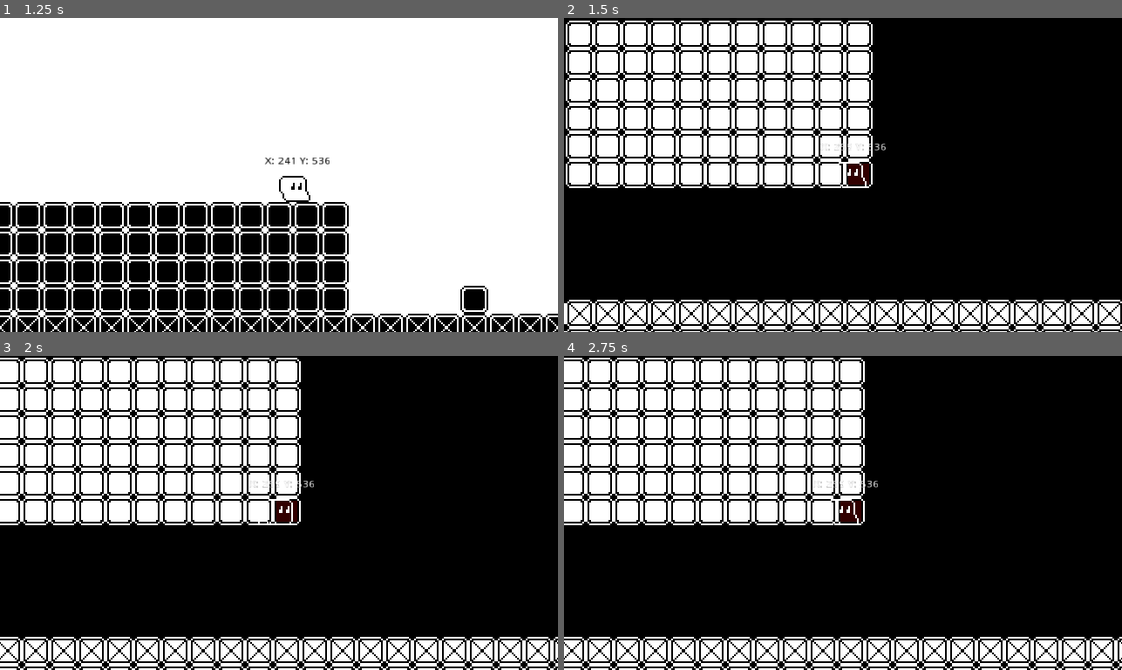
Above: before the commit, frames 1-4 (two rows, left to right).
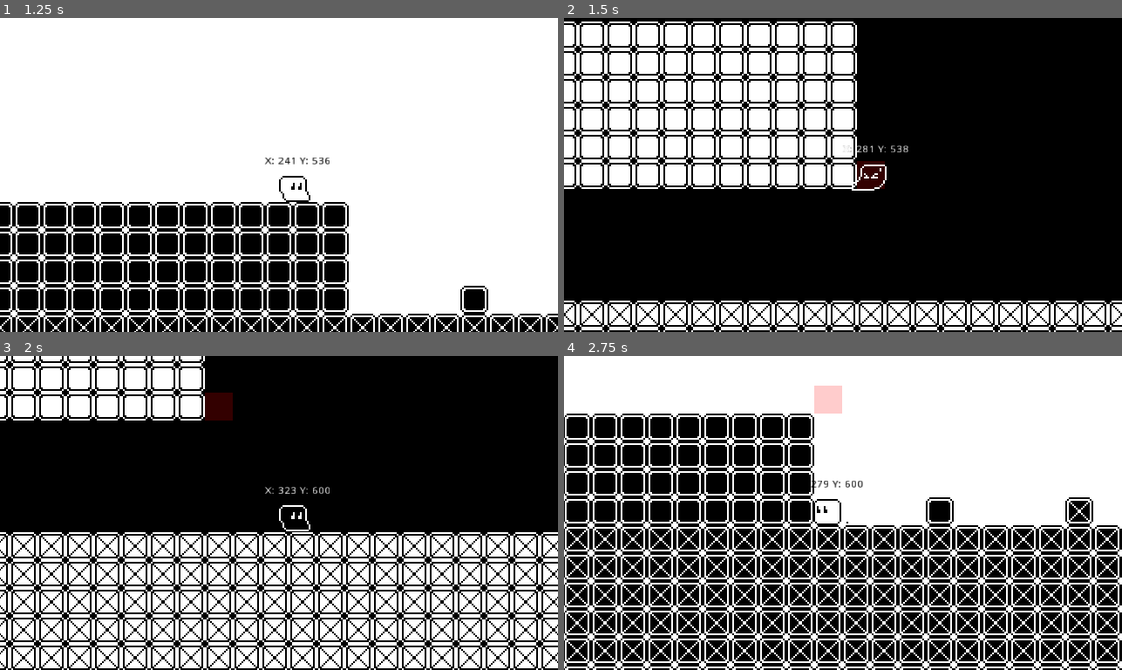
Above: after the commit, the same moments.

Repository: lightguardian/invert
Game: Godot game, scene res://scenes/World.tscn
Same seed, same stepped clock (60 frames per second), same inputs: the game is played once before the commit and once after it.
Inputs:
- Up to frame 1 (1.25 s): tap Enter at 0.5 s; hold Right (right) from 0.53 s (still down); tap Z (change) at 0.6 s; tap Up (jump) at 0.77 s
- Up to frame 2 (1.5 s): keep holding Right (right); tap Z (change) at 1.35 s
- Up to frame 3 (2 s): keep holding Right (right); tap Up (jump) at 1.52 s
- Up to frame 4 (2.75 s): release Right (right) at 2.03 s; hold Left (left) from 2.03 s (still down); tap Z (change) at 2.1 s

Frame 1 is identical in both runs. In frame 2, 16% of the frame differs, in the area x 0-100%, y 0-100%; in frame 3, 48%; in frame 4, 60%.

Commit message:
Added cross detection collision

Diff:
--- a/Checker.tscn
+++ b/Checker.tscn
@@ -1,26 +1,23 @@
-[gd_scene load_steps=3 format=2]
+[gd_scene load_steps=2 format=2]
 
 [ext_resource path="res://scenes/Checker.gd" type="Script" id=1]
 
-[sub_resource type="RectangleShape2D" id=1]
-extents = Vector2( 7, 7 )
-
-[node name="Checker" type="KinematicBody2D"]
-modulate = Color( 0.196078, 0, 1, 1 )
-collision_layer = 16
-collision_mask = 14
+[node name="Checker" type="Node2D"]
+position = Vector2( -8, -8 )
 script = ExtResource( 1 )
 
-[node name="CollisionShape2D" type="CollisionShape2D" parent="."]
-modulate = Color( 0.984314, 0.984314, 0.984314, 1 )
-shape = SubResource( 1 )
-
 [node name="ColorRect" type="ColorRect" parent="."]
-margin_left = -6.0
-margin_top = -6.0
-margin_right = 6.0
-margin_bottom = 6.0
-color = Color( 1, 0, 0, 1 )
+margin_left = -8.0
+margin_top = -8.0
+margin_right = 8.0
+margin_bottom = 8.0
+color = Color( 1, 0, 0, 0.2 )
 __meta__ = {
 "_edit_use_anchors_": false
 }
+
+[node name="RayCast2D" type="RayCast2D" parent="."]
+position = Vector2( 0, -8 )
+enabled = true
+cast_to = Vector2( 0, 16 )
+collide_with_areas = true
--- a/scenes/Checker.gd
+++ b/scenes/Checker.gd
@@ -1,20 +1,22 @@
-extends KinematicBody2D
+extends Node2D
 
 signal scan_finished(find, pos)
 
 var Grid = load("res://src/util/Grid.gd")
 
-var scan_mode = false
-var count = 1
-
+var scan_mode
+var snap
+var count = 0
+var center_scan
+var position_center
 
 enum { NORTH, SOUTH, EAST, WEST}
 
 var coordinates = {
-	north = false,
-	south = false,
-	east = false,
-	west = false,
+	north = true,
+	south = true,
+	east = true,
+	west = true,
 }
 
 var current_coordinate = NORTH
@@ -22,24 +24,47 @@
 var scan_method = 0
 
 func _ready():
+
 	pass
 
 func _init():
 
 	Grid = Grid.new()
 
+
 func _physics_process(delta):
-
-	current_coordinate = next_clockwise(current_coordinate)
-
-
-	if get_slide_count() > 0:
-		print('fodeu')
-	else:
-		pass
 
 
 
+
+
+
+
+	print($RayCast2D.is_colliding())
+
+	if scan_mode:
+
+		if $RayCast2D.is_colliding():
+			cross_scan(position_center, snap)
+			print(position)
+		else:
+			scan_mode = false
+			found(position, true)
+
+
+
+
+
+
+
+
+
+
+
+
+
+
+func turn_collision():
 
 
 
@@ -55,38 +80,47 @@
 		return 	WEST
 	else:
 		return NORTH
-		count += 1
+
 
 	pass
 
 
 func cross_scan(node_pos, size_cell: int):
-	scan_mode = true
-	print(node_pos)
-	scan_method = "CROSS"
 
+	var aux_pos
 	node_pos = Grid.get_center(node_pos, size_cell)
-	position = node_pos
+
+
+	if coordinates.north:
+		aux_pos = Vector2(node_pos.x, node_pos.y - size_cell * count)
+		coordinates.north = false
+		print("norte")
+	elif coordinates.south:
+		aux_pos = Vector2(node_pos.x, node_pos.y + size_cell * count)
+		coordinates.south = false
+		print("sul")
+	elif coordinates.east:
+		print("leste")
+		aux_pos = Vector2(node_pos.x + size_cell * count, node_pos.y)
+		coordinates.east = false
+	elif coordinates.west:
+		aux_pos = Vector2(node_pos.x - size_cell * count, node_pos.y)
+		coordinates.west = false
+		print("oeste")
+	else:
+		count += 1
+		for i in coordinates:
+			coordinates[i] = true
+		aux_pos = position_center
+
+	position =  aux_pos
 
 
 
+func found(pos: Vector2, is_empty: bool):
+	scan_mode = false
+	emit_signal("scan_finished",is_empty, pos)
 
-	if current_coordinate == NORTH:
-		return Vector2(node_pos.x, node_pos.y - size_cell * count)
-	elif current_coordinate == SOUTH:
-		return Vector2(node_pos.x, node_pos.y + size_cell * count)
-	elif current_coordinate == EAST:
-		return 	Vector2(node_pos.x + size_cell * count, node_pos.y)
-	else:
-		return Vector2(node_pos.x - size_cell * count, node_pos.y)
-
-
-
-
-
-func found(pos: Vector2, empty: bool):
-	emit_signal("scan_finished",pos, empty)
-	return empty
 
 func around_scan(node_position: Vector2, size_cell: int):
 
@@ -94,7 +128,7 @@
 
 func match_scan(node_pos, cell, type):
 	type = type.to_upper()
-	$CollisionShape2D.disabled = false
+
 	match type:
 		"CROSS":
 			cross_scan(node_pos, cell)
@@ -106,11 +140,24 @@
 func invert_collision(node,color):
 	node.set_collision_mask_bit(1,color)
 	node.set_collision_mask_bit(2,!color)
+	node.set_collision_mask_bit(3,true)
+
+
+
+func init_scan(pos: Vector2, cell):
+
+	scan_mode = true
+	position_center = Grid.get_center(pos, cell)
+	position = position_center
+	current_coordinate = WEST
+	snap = cell
+
+	count = 1
+
 
 func _on_Player_scanned(node, cell, type):
-	match_scan(node, cell, type)
 
-
+	init_scan(node, cell)
 
 
 	pass # Replace with function body.
@@ -119,10 +166,4 @@
 
 
 func _on_World_dimension_invert(color):
-	invert_collision(self,color)
-	pass # Replace with function body.
-
-
-func _on_Checker_body_entered(body):
-
-	pass # Replace with function body.
+	invert_collision($RayCast2D,color)
--- a/scenes/Player.gd
+++ b/scenes/Player.gd
@@ -5,7 +5,6 @@
 signal dimension_changed
 signal sound_played(sound_fx)
 signal sound_stoped(sound_fx)
-signal line_drawned(position_a, position_b)
 signal scanned(node_position, size_cell, type)
 
 
@@ -143,9 +142,6 @@
 	motion = move_and_slide(motion,UP)
 
 
-func draw_a_line():
-	if nearest_point != null:
-		emit_signal("line_drawned", position, nearest_point.position)
 
 func change_label_color(color):
 #	for i in $Labels.get_children():
@@ -288,3 +284,13 @@
 func _on_World_gravity_points_sended(gravity_points):
 	self.gravity_points = gravity_points
 	pass # Replace with function body.
+
+
+
+
+func _on_Checker_scan_finished(find, pos):
+	if find:
+		position = pos
+		inside = false
+
+	pass # Replace with function body.
--- a/scenes/World.gd
+++ b/scenes/World.gd
@@ -1,17 +1,14 @@
 extends Node2D
 
 signal dimension_invert(color)
-signal gravity_points_sended(gravity_points)
+
 
 var global_color = false;
 
 func _ready():
 	invert(global_color)
 	emit_signal("dimension_invert", global_color)
-	emit_signal("gravity_points_sended", get_gravity_points())
 
-func get_gravity_points():
-	return $GravityPoints.get_children()
 
 
 
--- a/scenes/World.tscn
+++ b/scenes/World.tscn
@@ -11,7 +11,6 @@
 [ext_resource path="res://scenes/TileBlock.gd" type="Script" id=9]
 [ext_resource path="res://scenes/Line2D.gd" type="Script" id=10]
 [ext_resource path="res://Checker.tscn" type="PackedScene" id=11]
-[ext_resource path="res://scenes/Checker.gd" type="Script" id=12]
 
 [sub_resource type="ConvexPolygonShape2D" id=1]
 points = PoolVector2Array( 16, 0, 16, 0, 16, 16, 16, 16 )
@@ -61,13 +60,13 @@
 [sub_resource type="ConvexPolygonShape2D" id=16]
 points = PoolVector2Array( 0, 0, 16, 0, 16, 16, 0, 16 )
 
+[sub_resource type="ConvexPolygonShape2D" id=17]
+points = PoolVector2Array( 0, 0, 16, 0, 16, 16, 0, 16 )
+
 [sub_resource type="ConvexPolygonShape2D" id=18]
 points = PoolVector2Array( 0, 0, 16, 0, 16, 16, 0, 16 )
 
 [sub_resource type="ConvexPolygonShape2D" id=19]
-points = PoolVector2Array( 0, 0, 16, 0, 16, 16, 0, 16 )
-
-[sub_resource type="ConvexPolygonShape2D" id=56]
 points = PoolVector2Array( 0, 0, 16, 0, 16, 16, 0, 16 )
 
 [sub_resource type="TileSet" id=20]
@@ -193,19 +192,19 @@
 "autotile_coord": Vector2( 0, 0 ),
 "one_way": false,
 "one_way_margin": 1.0,
+"shape": SubResource( 17 ),
+"shape_transform": Transform2D( 1, 0, 0, 1, 0, 0 )
+}, {
+"autotile_coord": Vector2( 5, 3 ),
+"one_way": false,
+"one_way_margin": 1.0,
 "shape": SubResource( 18 ),
 "shape_transform": Transform2D( 1, 0, 0, 1, 0, 0 )
 }, {
-"autotile_coord": Vector2( 5, 3 ),
+"autotile_coord": Vector2( 3, 3 ),
 "one_way": false,
 "one_way_margin": 1.0,
 "shape": SubResource( 19 ),
-"shape_transform": Transform2D( 1, 0, 0, 1, 0, 0 )
-}, {
-"autotile_coord": Vector2( 3, 3 ),
-"one_way": false,
-"one_way_margin": 1.0,
-"shape": SubResource( 56 ),
 "shape_transform": Transform2D( 1, 0, 0, 1, 0, 0 )
 } ]
 0/z_index = 0
@@ -591,26 +590,20 @@
 tile_data = PoolIntArray( 1245186, 0, 0, 1245187, 0, 0, 1245188, 0, 0, 1245189, 0, 0, 1245190, 0, 0, 1245191, 0, 0, 124 …(17664 unchanged characters)…
 script = ExtResource( 9 )
 
-[node name="GravityPoints" type="Node2D" parent="."]
-
 [node name="Line2D" type="Line2D" parent="."]
 script = ExtResource( 10 )
 
-[node name="Checker" type="KinematicBody2D" parent="." instance=ExtResource( 11 )]
-modulate = Color( 0.196078, 0, 1, 1 )
-collision_layer = 16
-collision_mask = 8
-script = ExtResource( 12 )
+[node name="Checker" parent="." instance=ExtResource( 11 )]
+position = Vector2( -24, -24 )
+[connection signal="dimension_invert" from="." to="TileBlock" method="_on_World_dimension_invert"]
+[connection signal="dimension_invert" from="." to="Player" method="_on_World_dimension_invert"]
+[connection signal="dimension_invert" from="." to="." method="_on_World_dimension_invert"]
 [connection signal="dimension_invert" from="." to="Checker" method="_on_World_dimension_invert"]
+[connection signal="dimension_invert" from="." to="TileWhite" method="_on_World_dimension_invert"]
 [connection signal="dimension_invert" from="." to="TileBlack" method="_on_World_dimension_invert"]
-[connection signal="dimension_invert" from="." to="Player" method="_on_World_dimension_invert"]
-[connection signal="dimension_invert" from="." to="TileWhite" method="_on_World_dimension_invert"]
-[connection signal="dimension_invert" from="." to="." method="_on_World_dimension_invert"]
-[connection signal="dimension_invert" from="." to="TileBlock" method="_on_World_dimension_invert"]
-[connection signal="gravity_points_sended" from="." to="Player" method="_on_World_gravity_points_sended"]
+[connection signal="dimension_changed" from="Player" to="." method="_on_Player_dimension_changed"]
 [connection signal="dimension_changed" from="Player" to="TileBlack" method="_on_Player_dimension_changed"]
-[connection signal="dimension_changed" from="Player" to="." method="_on_Player_dimension_changed"]
-[connection signal="line_drawned" from="Player" to="Line2D" method="_on_Player_line_drawned"]
 [connection signal="scanned" from="Player" to="Checker" method="_on_Player_scanned"]
 [connection signal="sound_played" from="Player" to="AudioManager" method="_on_Player_sound_played"]
 [connection signal="sound_stoped" from="Player" to="AudioManager" method="_on_Player_sound_stoped"]
+[connection signal="scan_finished" from="Checker" to="Player" method="_on_Checker_scan_finished"]
Not shown: 1 places in scenes/World.tscn that only renumber resources
